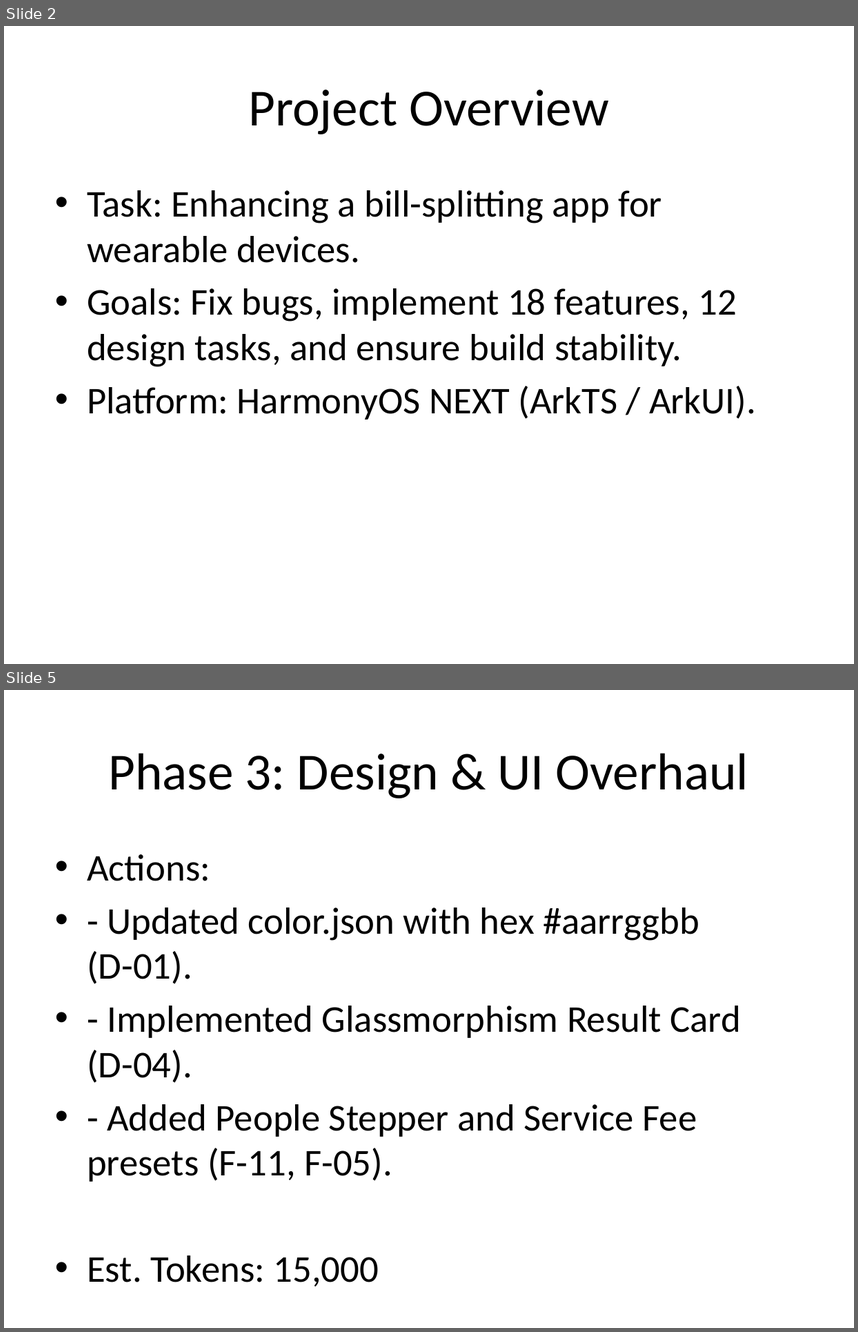
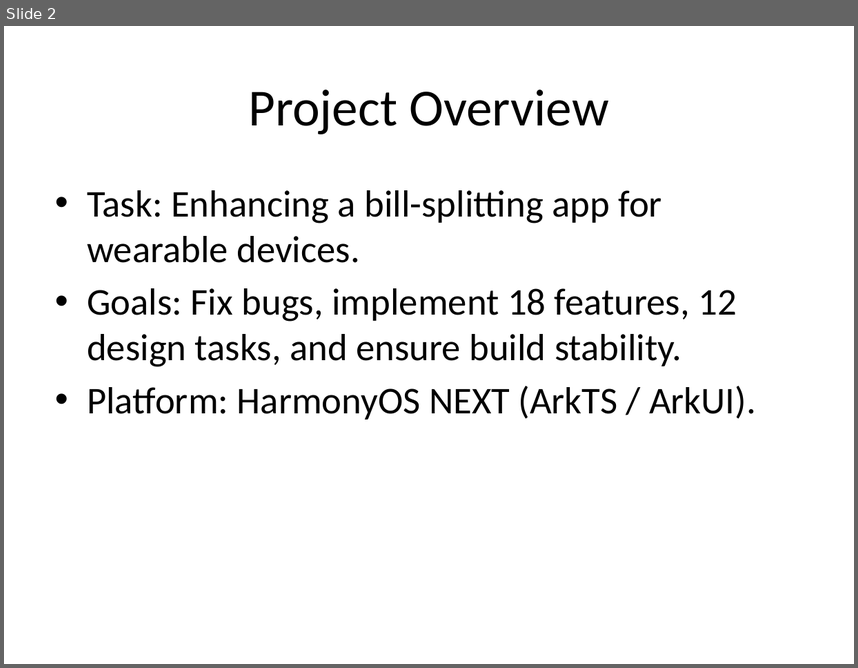
Before and after one commit to bunyamineymen/quick-bill-split, a slide deck: Project_Summary.pptx. Shown one above the other, each under a label of ours: slides 2 and 5 before the commit, slide 2 after it; the slides between them are not shown. The pictures are 858x1332 and 858x668 pixels, drawn with LibreOffice and Linux fonts; fonts in the diff are those of the drawing. Boxes give left, top, right and bottom in pixels: in the first picture for what was removed or moved away, otherwise in the second. Text is boxed around its words. In the diff, an @@ line names an element or a change of style, - is before the commit and + after.

```diff
--- a/Project_Summary.pptx
+++ b/Project_Summary.pptx
@@ slide 5 removed at [4, 690, 854, 1328], background #FFFFFF @@
@@ title removed at [108, 753, 749, 798] @@
-Phase 3: Design & UI Overhaul
@@ text removed at [87, 854, 741, 1286] @@
-• Actions:
-• - Updated color.json with hex #aarrggbb (D-01).
-• - Implemented Glassmorphism Result Card (D-04).
-• - Added People Stepper and Service Fee presets (F-11, F-05).
-• Est. Tokens: 15,000
```
Also in this commit, not shown: 7 slides changed, 1 slide added.
